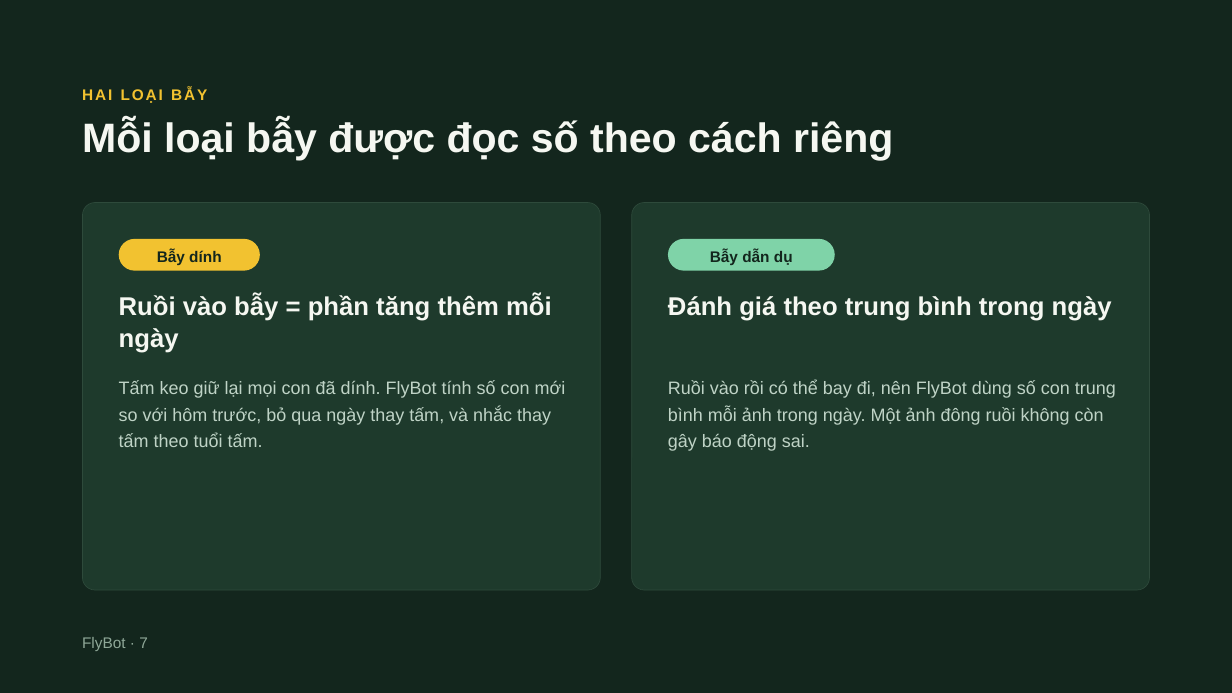
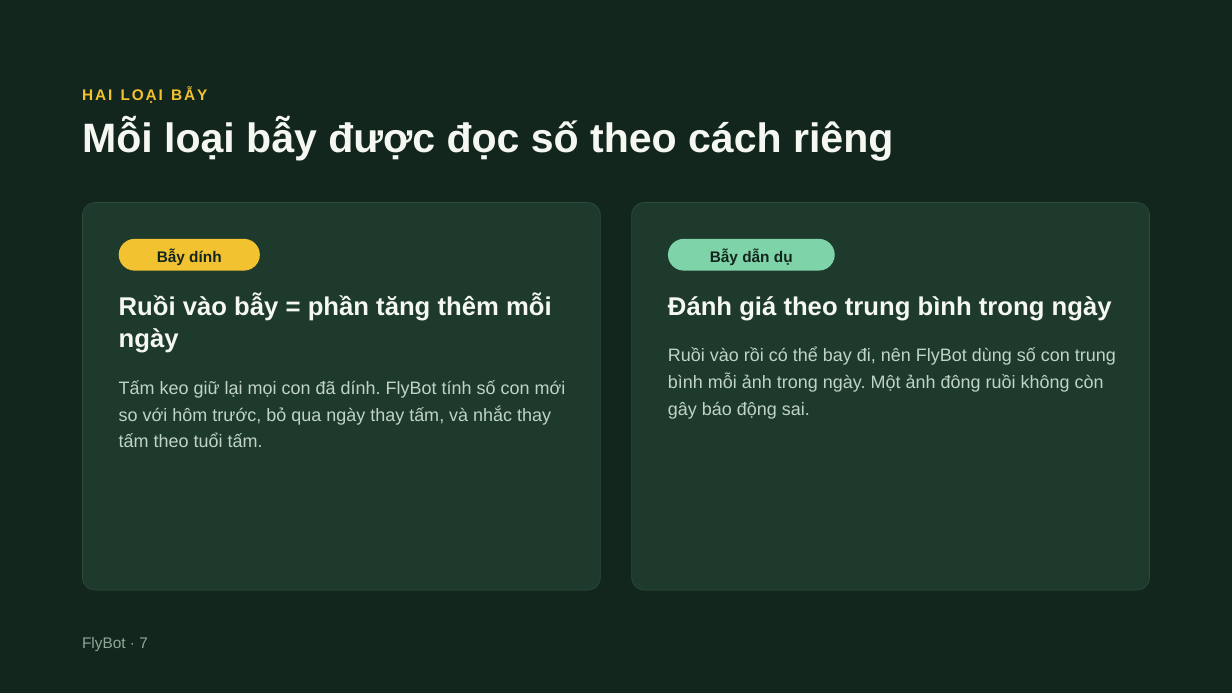
Before and after one commit to agrhub/flybot, a slide deck: slide 7 of FlyBot – Giới thiệu ứng dụng.pptx. Drawn at 1232x693 pixels with LibreOffice and Linux fonts; fonts in the diff are those of the drawing. Boxes give left, top, right and bottom in pixels: in the first picture for what was removed or moved away, otherwise in the second. Text is boxed around its words. In the diff, an @@ line names an element or a change of style, - is before the commit and + after.

```diff
--- a/FlyBot – Giới thiệu ứng dụng.pptx
+++ b/FlyBot – Giới thiệu ứng dụng.pptx
@@ text "Ruồi vào rồi có thể ...": place and size @@
-text "Ruồi vào rồi có thể ..." at (668, 380, 1116, 451)
+text "Ruồi vào rồi có thể ..." at (668, 348, 1116, 419)
```
Also in this commit, not shown: 11 other slides changed, 1 other file.
